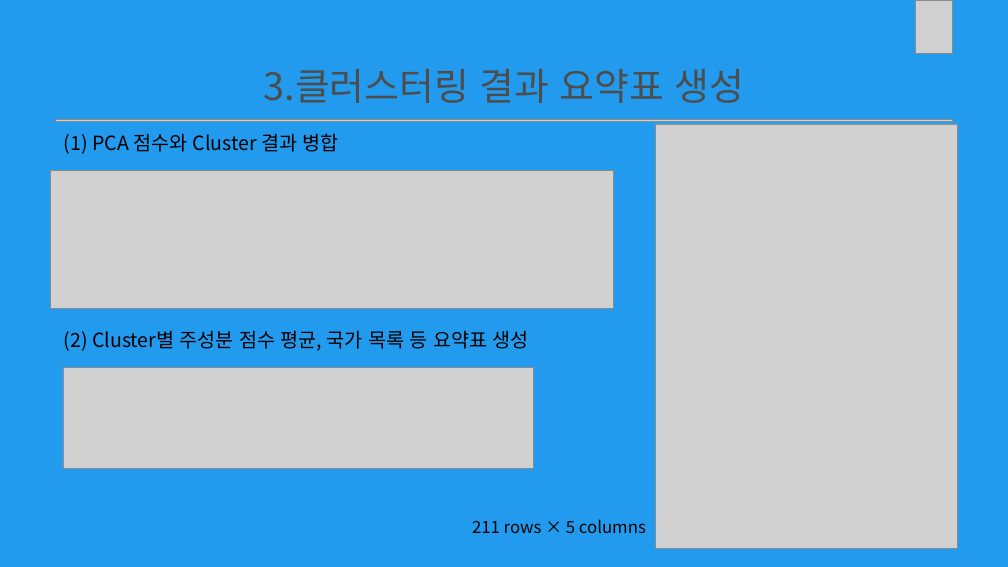
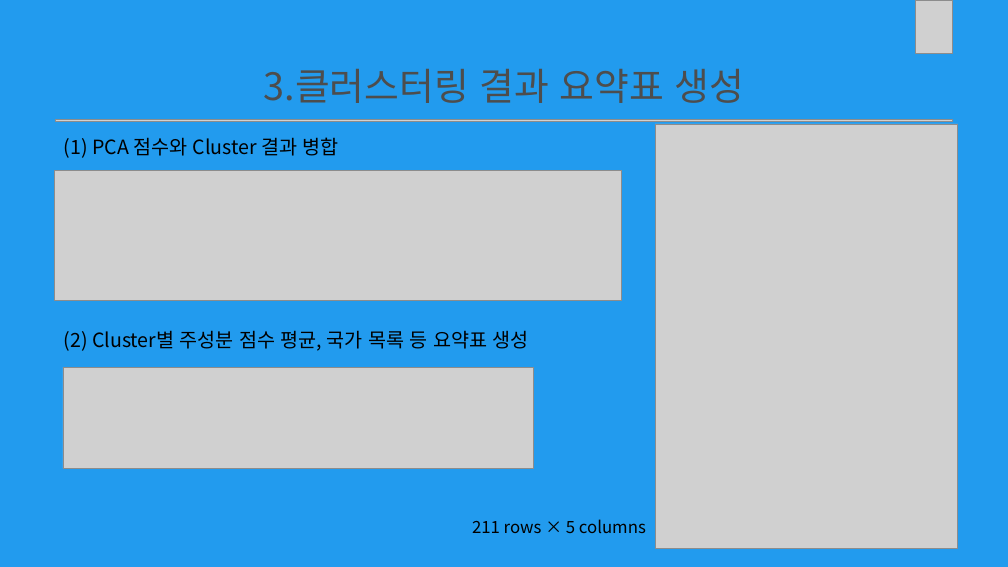
Before and after one commit to kyjness/personal, a slide deck: slide 28 of PCA와 군집분석(강유진).pptx (slide 27 before the commit). Drawn at 1008x567 pixels with LibreOffice and Linux fonts; fonts in the diff are those of the drawing; grey boxes stand for pictures; background and template pictures are left out. Boxes give left, top, right and bottom in pixels: in the first picture for what was removed or moved away, otherwise in the second. Text is boxed around its words. In the diff, an @@ line names an element or a change of style, - is before the commit and + after.

```diff
--- a/PCA와 군집분석(강유진).pptx
+++ b/PCA와 군집분석(강유진).pptx
@@ text "(1) PCA 점수와 Cluster 결과 ..." moved from (x1=64, y1=133, x2=339, y2=154) to (x1=64, y1=137, x2=339, y2=158) @@
@@ picture resized from (x1=50, y1=170, x2=613, y2=309) to (x1=54, y1=170, x2=621, y2=300) @@
```
Also in this commit, not shown: 1 other slide changed, 1 slide added.
